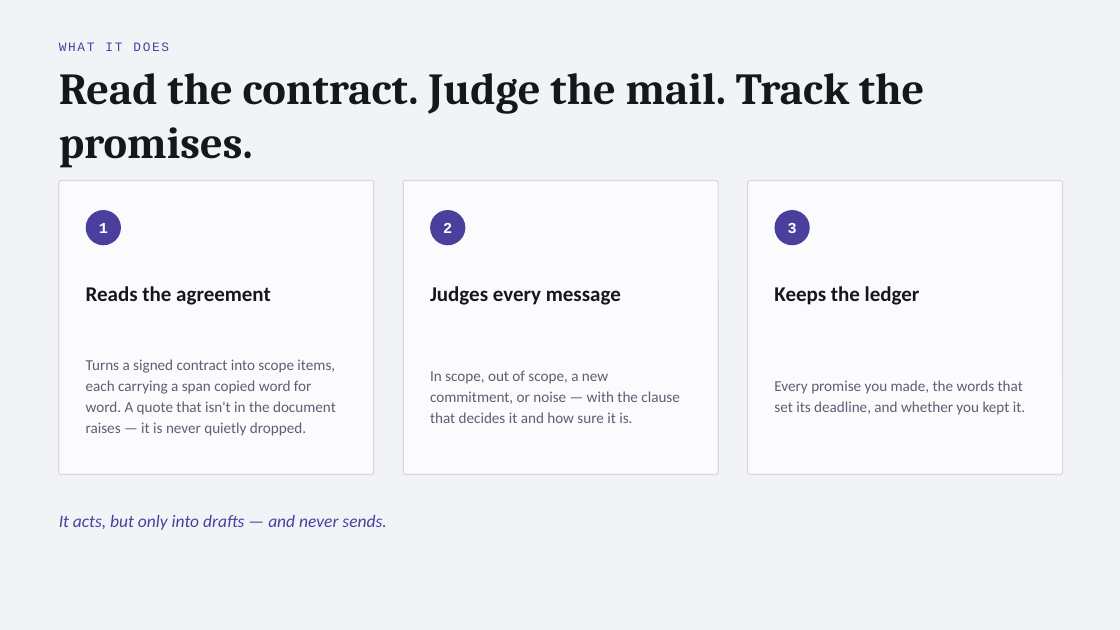
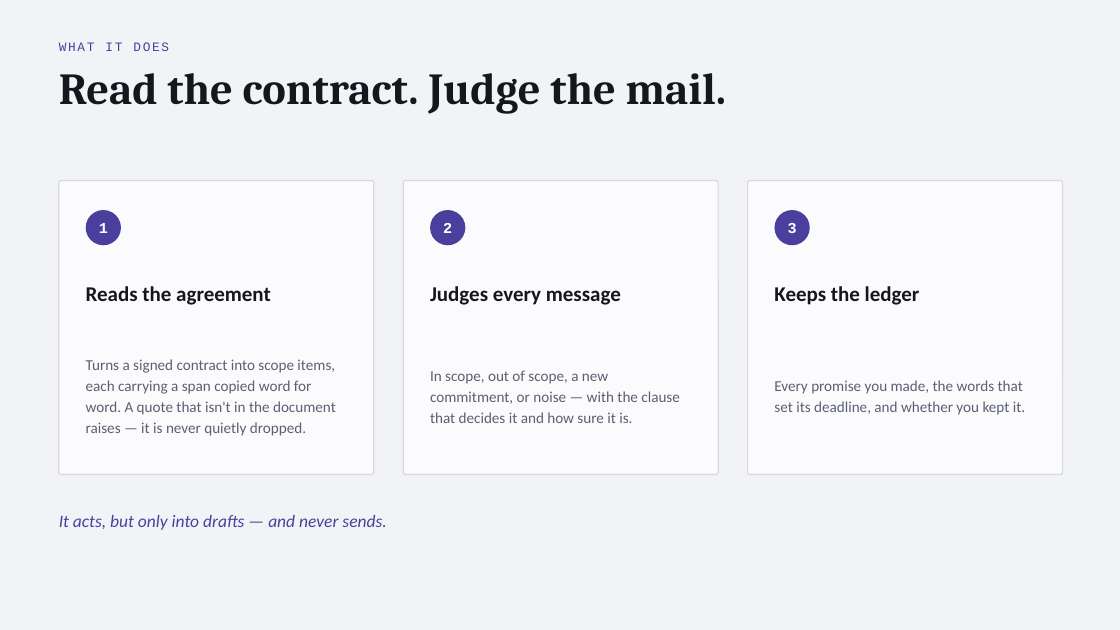
Before and after one commit to AMREESHAYS/chief-of-staff, a slide deck: slide 4 of deck/chief-of-staff.pptx. Drawn at 1120x630 pixels with LibreOffice and Linux fonts; fonts in the diff are those of the drawing. Boxes give left, top, right and bottom in pixels: in the first picture for what was removed or moved away, otherwise in the second. Text is boxed around its words. In the diff, an @@ line names an element or a change of style, - is before the commit and + after.

```diff
--- a/deck/chief-of-staff.pptx
+++ b/deck/chief-of-staff.pptx
@@ text at (59, 73, 726, 114): text changed @@
-Read the contract. Judge the mail. Track the promises.
+Read the contract. Judge the mail.
```
Also in this commit, not shown: 7 other slides changed, 1 other file.
